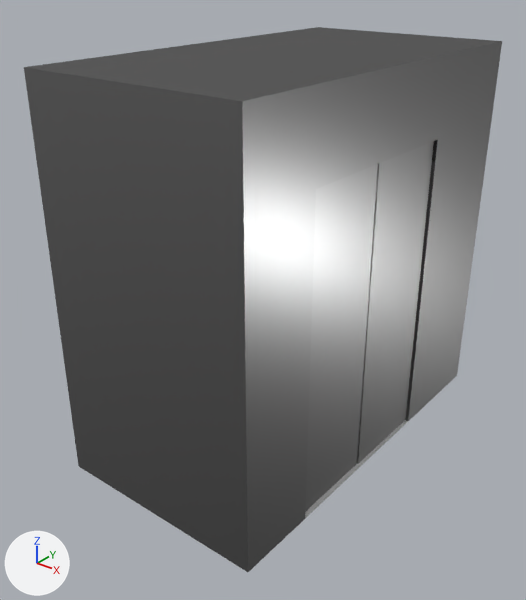
Before and after pictures for a commit that changed the Blender file Blenderprojekt/1. Models/Aufzug/1. Models/Kabine.blend.
Camera for both pictures: a 50 mm camera at (18.1, -23.6, 21.2) aimed at (-0.4, -0.5, 6.9). The axes (+X, +Y, +Z) are drawn at lower left. The lights are the same throughout.

Objects in the first picture: 'Cube', 'TürDick', 'TürDünn'.
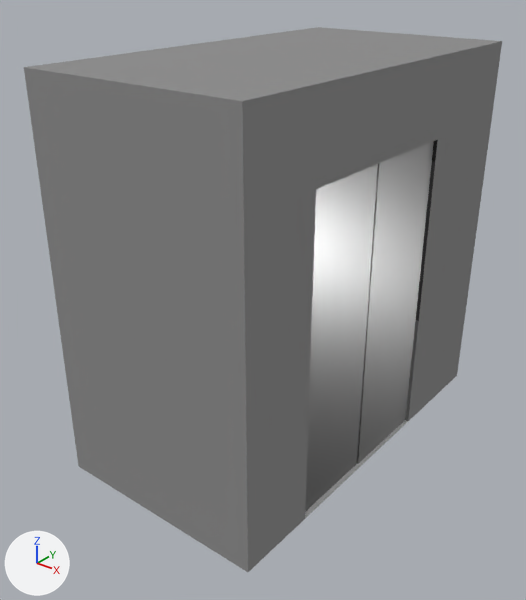
Pixel boxes [x1, y1, x2, y2] of what changed, in the pictures (526 x 600 px):
'Cube', recoloured: [24, 27, 502, 572] in both

Edits to the bpy script that builds the scene:
```text
Change mat_material_001:
    where n0 = _N.new('ShaderNodeOutputMaterial'); n0.name = 'Material Output'
    remove n1 = _N.new('ShaderNodeBsdfAnisotropic'); n1.name = 'Glossy BSDF'
    remove n1.distribution = 'GGX'
    remove n1.inputs[0].default_value = (0.281, 0.281, 0.281, 1.0)  # 'Color', grey #909090
    remove n1.inputs[1].default_value = 0.316  # 'Roughness'
    remove _L.new(n1.outputs[0], n0.inputs[0])  # 'BSDF' to 'Surface'
    add n2 = _N.new('ShaderNodeBsdfDiffuse'); n2.name = 'Diffuse BSDF'
    add n2.inputs[0].default_value = (0.281, 0.281, 0.281, 1.0)  # 'Color', grey #909090
    add _L.new(n2.outputs[0], n0.inputs[0])  # 'BSDF' to 'Surface'
```
